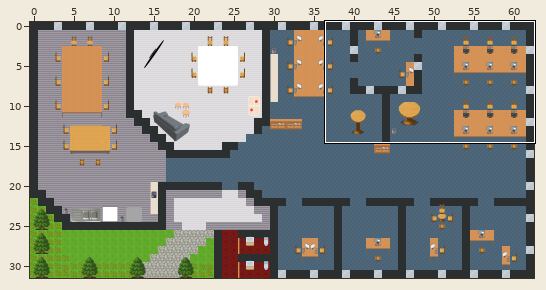
Tiled map (JSON) -- map.tmj. Above: a wide view before the commit, with the close-up outlined.
Close-up. Before:
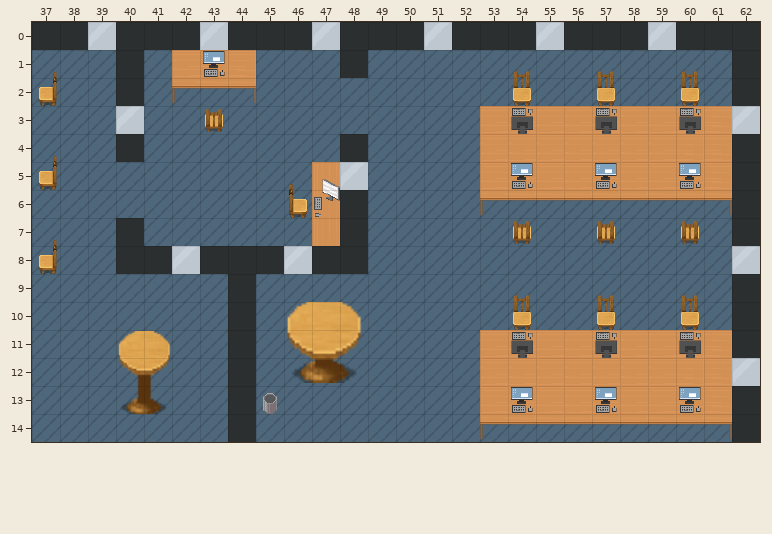
Cells are 32x32 px. Shown: x 37..62, y 0..14. The commit also changed other parts of the map, which this record leaves out.
And afterwards:
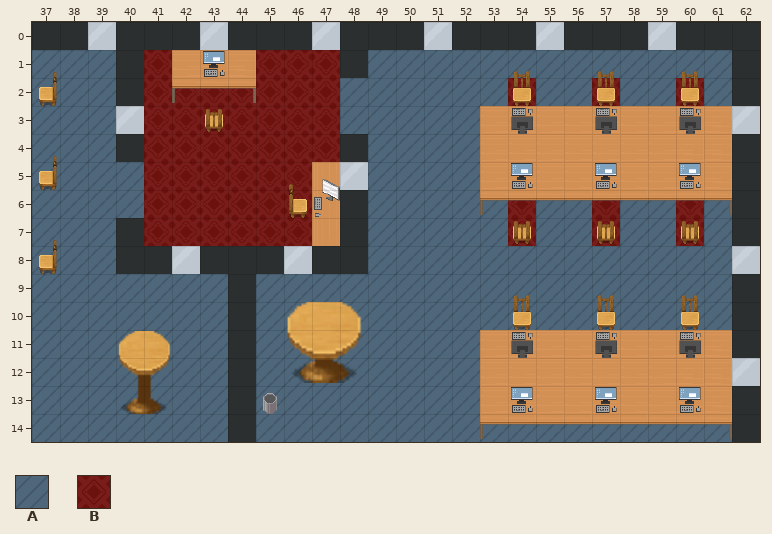
Key: from "WA_Room_Builder": A 360, B 387.
_ is an empty cell, . an unchanged one.
What changed:
--- layer "floor/floor1"
@@ x 41..60 @@
- 1 A...AAA.............
- 2 AAAAAAA......A..A..A
- 3 AAAAAAA.............
- 4 AAAAAAA.............
- 5 AAAAAA..............
- 6 AAAAAA.......A..A..A
- 7 AAAAAA.......A..A..A
+ 1 B...BBB.............
+ 2 BBBBBBB......B..B..B
+ 3 BBBBBBB.............
+ 4 BBBBBBB.............
+ 5 BBBBBB..............
+ 6 BBBBBB.......B..B..B
+ 7 BBBBBB.......B..B..B
Changed places in both close-ups, as pixel boxes (x1, y1, x2, y2):
changed: (144, 50, 340, 246)
changed: (508, 78, 536, 106)
changed: (592, 78, 620, 106)
changed: (676, 78, 704, 106)
changed: (508, 200, 536, 246)
changed: (592, 200, 620, 246)
changed: (676, 200, 704, 246)
